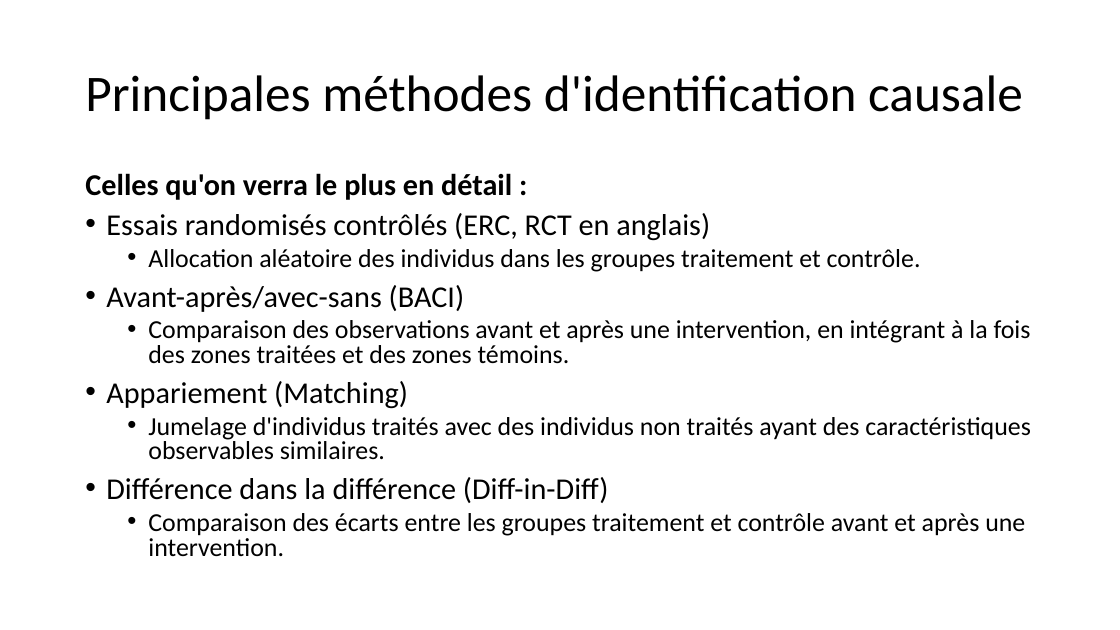
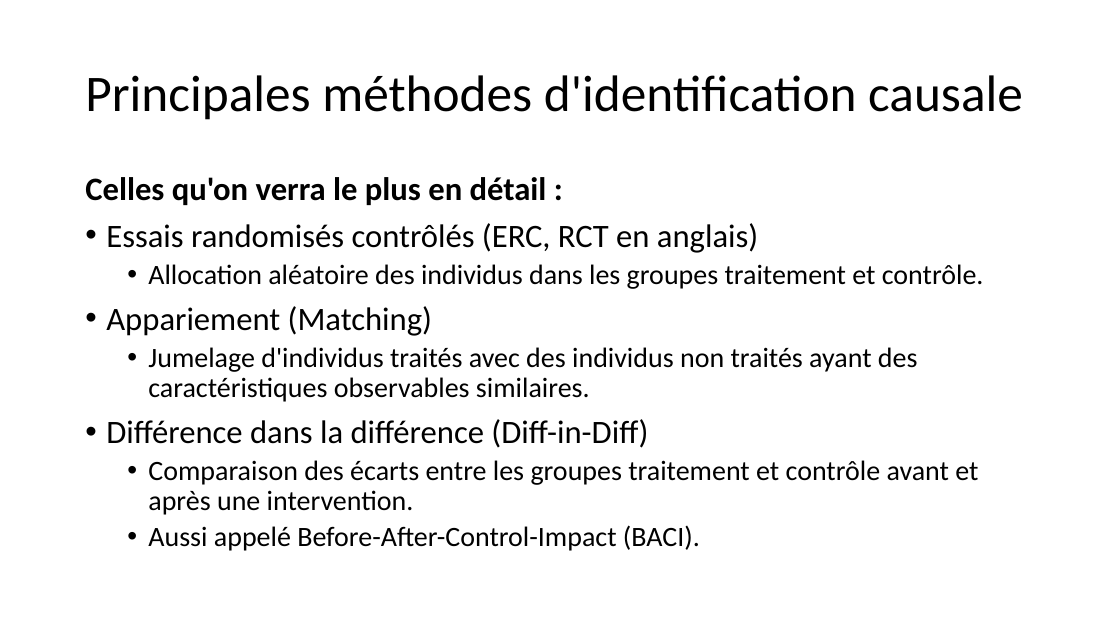
Before and after one commit to BETSAKA/statcap_impact_training, a slide deck: slide 11 of slides/fr/Jour2_CadreRubin.pptx. Drawn at 1120x630 pixels with LibreOffice and Linux fonts; fonts in the diff are those of the drawing. Boxes give left, top, right and bottom in pixels: in the first picture for what was removed or moved away, otherwise in the second. Text is boxed around its words. In the diff, an @@ line names an element or a change of style, - is before the commit and + after.

```diff
--- a/slides/fr/Jour2_CadreRubin.pptx
+++ b/slides/fr/Jour2_CadreRubin.pptx
@@ text at [85,177,984,515]: size 25.9 to 28 pt in "Celles qu'on verra le plus en détail ...", "Essais randomisés contrôlés (ERC, RCT en anglais)", "Appariement (Matching)", "Différence dans la différence (Diff-in-Diff)"; size 22.2 to 24 pt in "Allocation aléatoire des individus dans les groupes ...", "Jumelage d'individus traités avec des individus non ...", "Comparaison des écarts entre les groupes traitement ..."; line spacing 0.8 to 0.9 @@
@@ text at [106,285,1031,364]: paragraphs removed @@
-• Avant-après/avec-sans (BACI)
-  • Comparaison des observations avant et après une intervention, en intégrant à la fois des zones traitées et des zones témoins.
@@ text at [148,525,700,551]: paragraph added @@
+  • Aussi appelé Before-After-Control-Impact (BACI).
```
Also in this commit, not shown: 2 other files.
